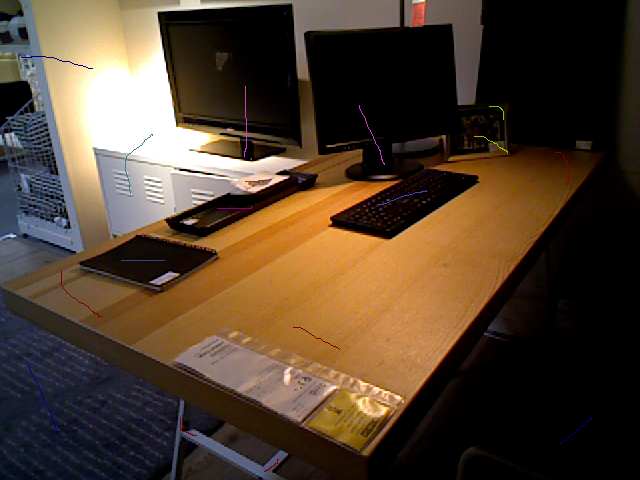
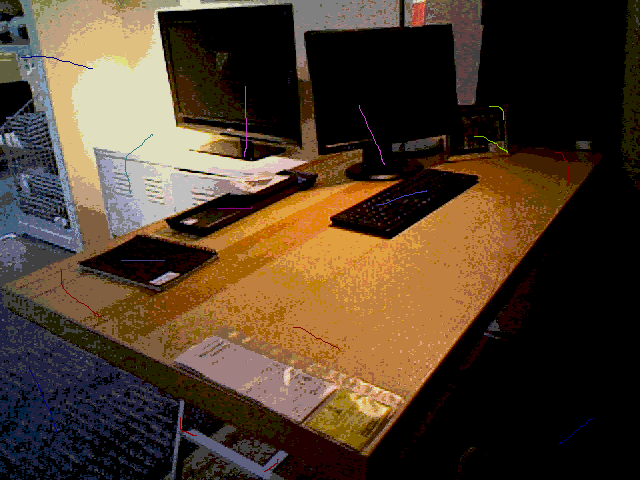
Layer changes from the first 640 x 480 image to the second:
painted on "18.png" over box(0, 0, 640, 480)
